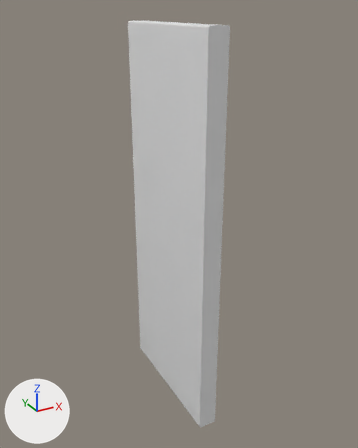
The FBX model Assets/Assets/Props_Finales_3D/Elle_Habitacion/Armario/Hab_E_Armario_Puerta_Izq_Abajo.fbx as it was, and as the next commit left it.
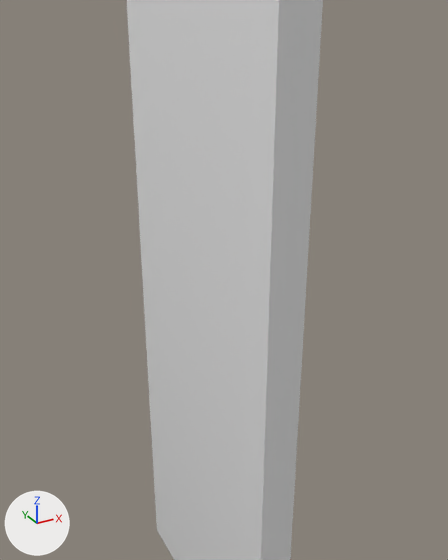
Each version appears first whole from a camera (50 mm lens) standing at (1.543, 1.838, 1.606) and looking at (2.426, 3.444, 0.803), and next in a close-up from a camera (50 mm lens) standing at (1.849, 2.372, 1.492) and looking at (2.463, 3.489, 0.934). The axes (+X, +Y, +Z) are drawn at lower left. The lights are the same throughout. Materials are left out; every surface is plain grey.

Objects in the first close-up: 'Armario_02.009'.
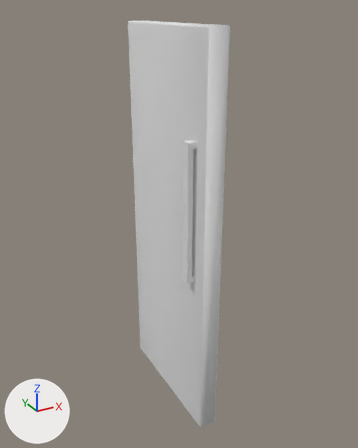
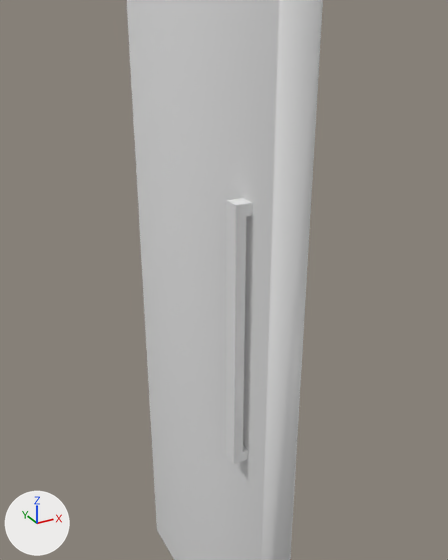
The newer file is also turned or shifted as a whole; pictures and numbers use the older file's frame.

Location of each change, (x1, y1, x2, y2) in pixels of the close-ups (448 x 560 px):
part 1 of me_cube_040, added
    after: (226, 198, 253, 464)

The change in detail:
me_cube_040 is used by ob_armario_02_009; location (2.422, 3.453, 0.779).
me_cube_040 had 176 vertices, 162 faces and spanned x -0.06..0.02, y -0.3..0.3, z -0.78..0.78.
me_cube_040 now has 200 vertices, 184 faces and spans x -0.09..0.02, y -0.3..0.3, z -0.78..0.78.
me_cube_040 part 1: a new loose piece of 24 vertices spanning x -0.09..-0.05, y -0.24..-0.21, z -0.11..0.42.
